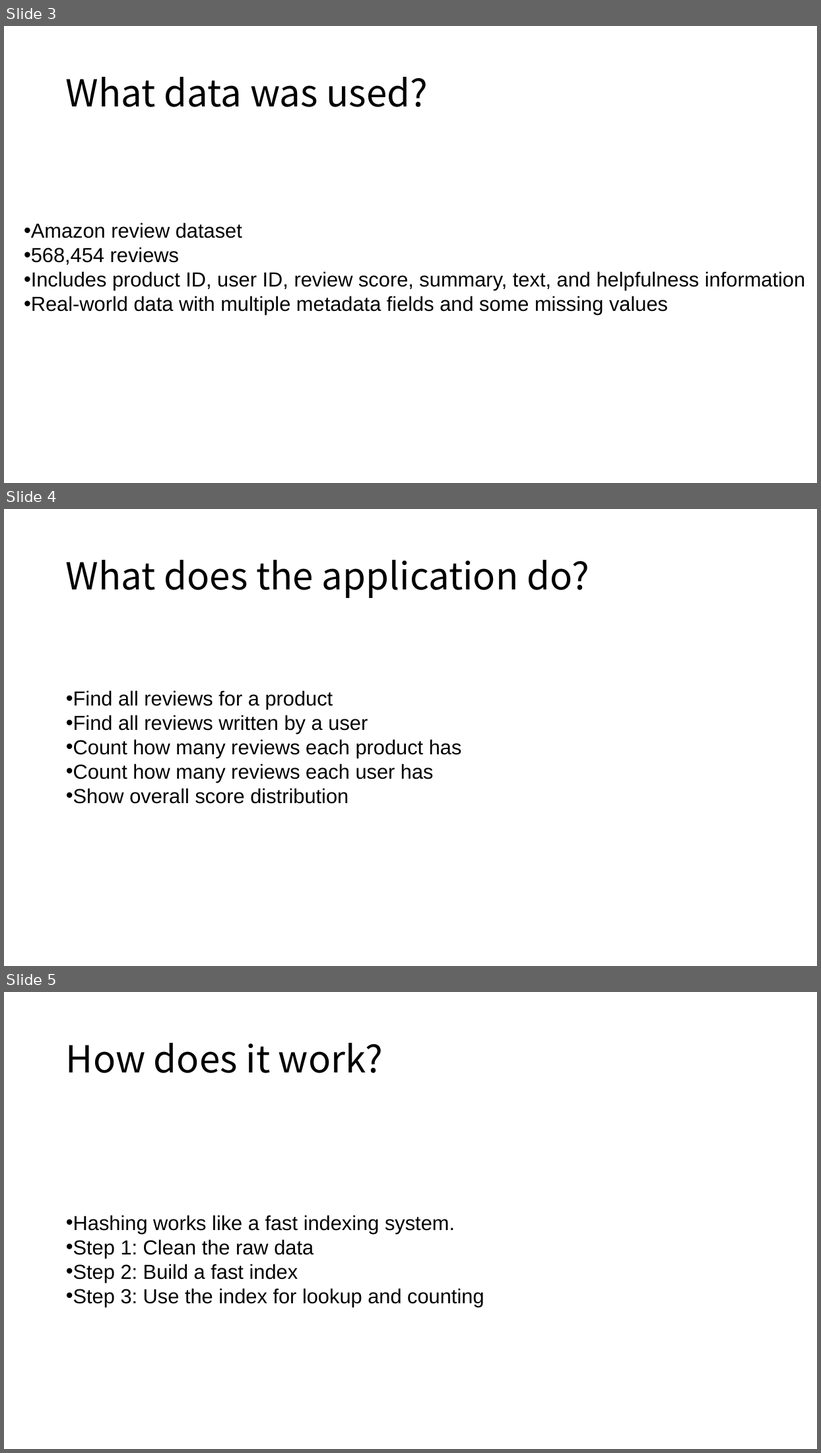
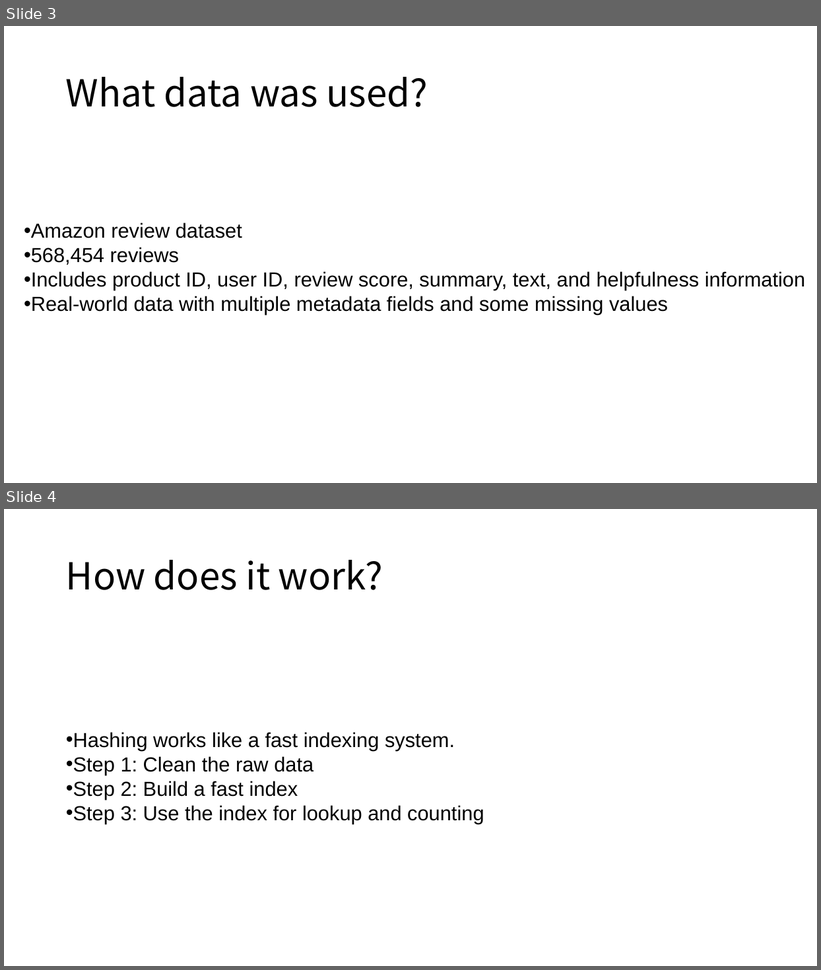
Before and after one commit to runyoucleverdr-beep/amazon-hashing-project, a slide deck: slides.pptx. Shown one above the other, each under a label of ours: slides 3, 4 and 5 before the commit, slides 3 and 4 after it. The pictures are 821x1453 and 821x970 pixels, drawn with LibreOffice and Linux fonts; fonts in the diff are those of the drawing. Boxes give left, top, right and bottom in pixels: in the first picture for what was removed or moved away, otherwise in the second. Text is boxed around its words. In the diff, an @@ line names an element or a change of style, - is before the commit and + after.

Commit message:
updated slides and uploaded presentation video

```diff
--- a/slides.pptx
+++ b/slides.pptx
@@ slide 4 removed at box(4, 509, 817, 966), background #FFFFFF @@
@@ title removed at box(66, 560, 589, 598) @@
-What does the application do?
@@ text removed at box(66, 691, 462, 804) @@
-• Find all reviews for a product
-• Find all reviews written by a user
-• Count how many reviews each product has
-• Count how many reviews each user has
-• Show overall score distribution
@@ what was slide 5 is now slide 4 @@
```
Also in this commit, not shown: 1 other file.
